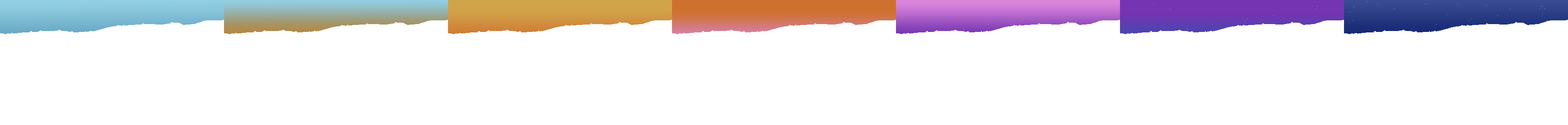
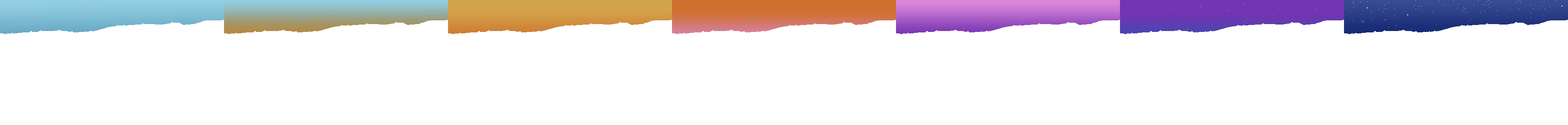
Layers edited between the first and the second 1568 x 125 image:
painted on "Layer 6" over [1352, 0, 1563, 28]
painted on "Layer 5" over [1200, 3, 1245, 11]
